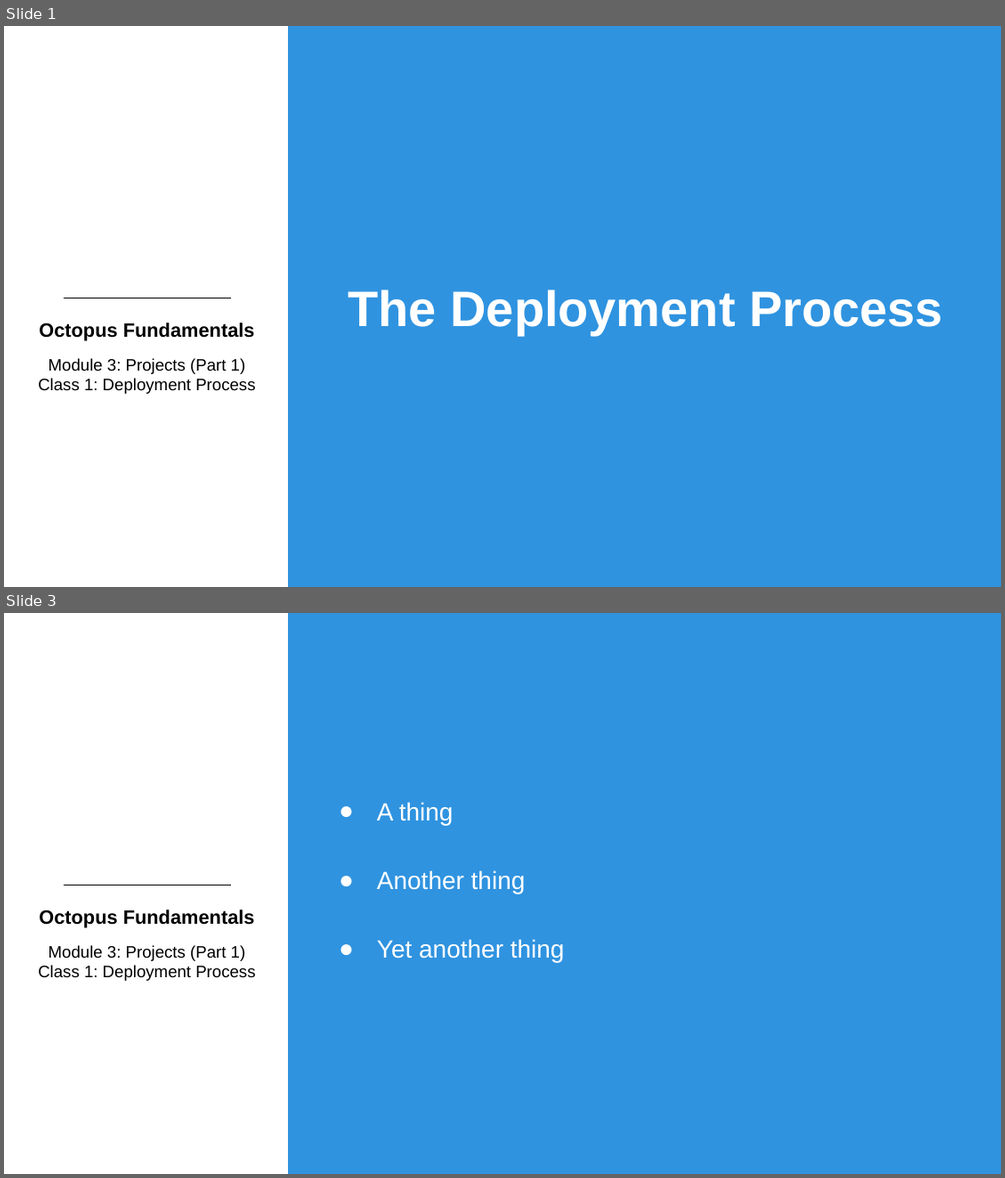
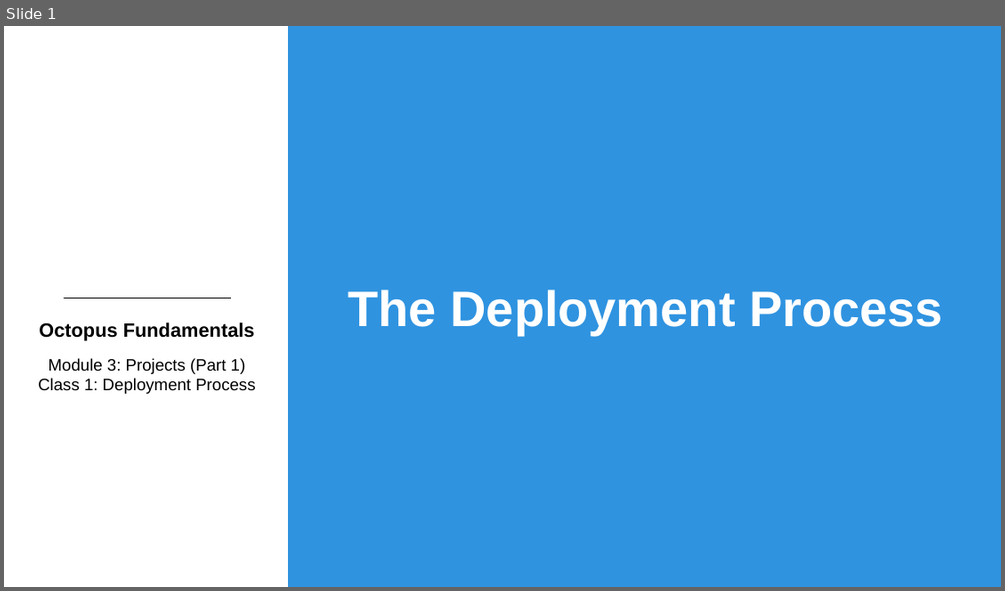
Before and after one commit to OctopusDeployCommunity/Octopus-Fundamentals-Course, a slide deck: OctopusDeployFundamentals/Module3-DeploymentProjects/Slides/Module3Class1-DeploymentProcess.pptx. Shown one above the other, each under a label of ours: slides 1 and 3 before the commit, slide 1 after it; the slides between them are not shown. The pictures are 1005x1178 and 1005x591 pixels, drawn with LibreOffice and Linux fonts; fonts in the diff are those of the drawing; background and template pictures are left out. Boxes give left, top, right and bottom in pixels: in the first picture for what was removed or moved away, otherwise in the second. Text is boxed around its words. In the diff, an @@ line names an element or a change of style, - is before the commit and + after.

```diff
--- a/OctopusDeployFundamentals/Module3-DeploymentProjects/Slides/Module3Class1-DeploymentProcess.pptx
+++ b/OctopusDeployFundamentals/Module3-DeploymentProjects/Slides/Module3Class1-DeploymentProcess.pptx
@@ slide 3 removed at [4,613,1001,1174], background #FFFFFF; not listed: 3 template elements that a slide beside it also shows @@
@@ text removed at [377,802,565,963] @@
-● A thing
-● Another thing
-● Yet another thing
```
Also in this commit, not shown: 5 slides added, 3 other files.
